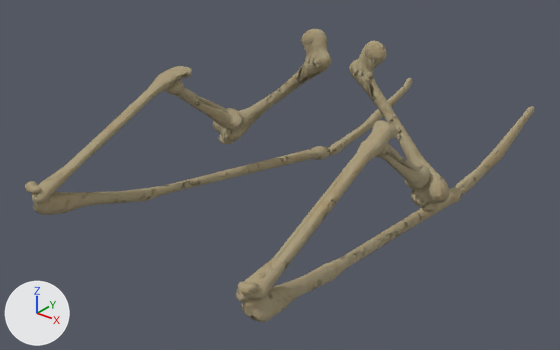
A saved change to the Blender file src/addons/no_mans_sky_base_builder/models-high-res/assets/FOS_LIMBS_J.blend.
Before and after are seen from a camera (50 mm lens) standing at (3.19, -1.83, 1.12) and looking at (-0.29, 2.51, -1.58). Arrows for +X, +Y and +Z are at lower left; the lights stay in place. The picture after the commit comes second.

Script lines for the objects in view, before the commit:
```python
ob_fos_limbs_j = bpy.data.objects.new('FOS_LIMBS_J', me_fos_limbs_j)
ob_fos_limbs_j.location = (0.0, 0.0, 0.0)
```
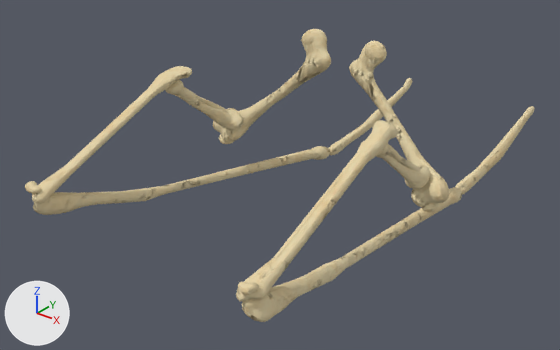
Boxes (x1, y1, x2, y2) around the edits, measured in the pictures (560 x 350 px):
'FOS_LIMBS_J', surface changed (yellow to beige)
    both: (25, 29, 534, 322)

The change, as a list of edits to the scene's bpy script:
```text
Change mat_bonetileable1:
    where n8 = _N.new('ShaderNodeMixRGB'); n8.name = 'Mix (Legacy)'
    add n8.inputs[0].default_value = 0.0  # 'Factor'
Change mat_bonetileable1_001:
    where n8 = _N.new('ShaderNodeMixRGB'); n8.name = 'Mix (Legacy)'
    add n8.inputs[0].default_value = 0.0  # 'Factor'
```
